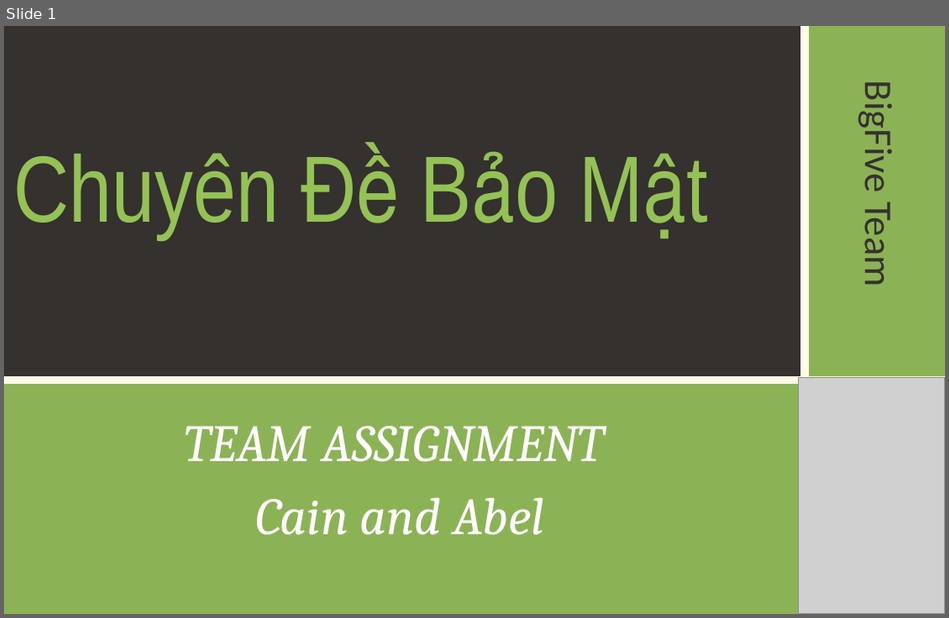
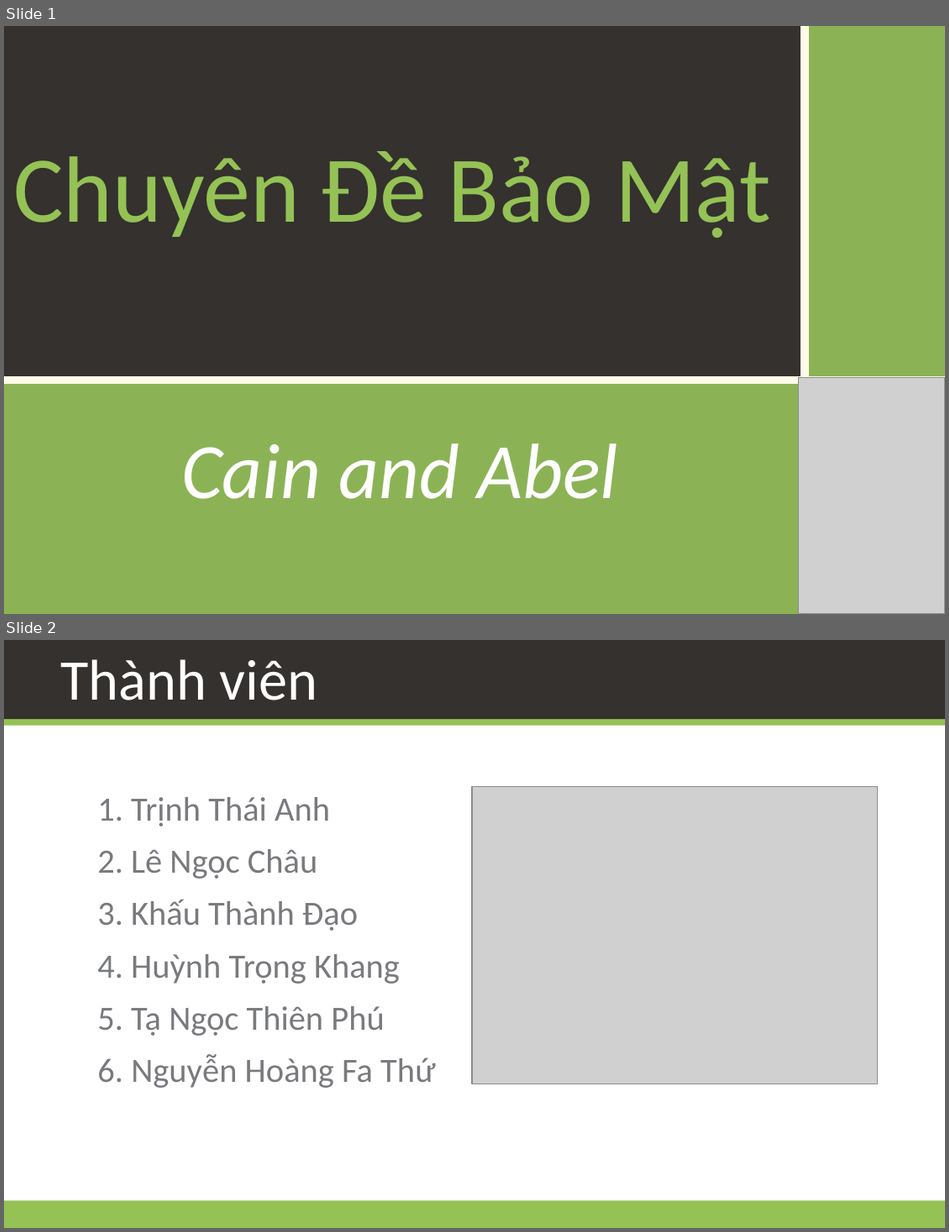
Before and after one commit to daotk/cdkpt, a slide deck: CDBM/Team Assignment 01/Team02.pptx. Shown one above the other, each under a label of ours: slide 1 before the commit, slides 1 and 2 after it. The pictures are 949x618 and 949x1232 pixels, drawn with LibreOffice and Linux fonts; fonts in the diff are those of the drawing; grey boxes stand for pictures; background and template pictures are left out. Boxes give left, top, right and bottom in pixels: in the first picture for what was removed or moved away, otherwise in the second. Text is boxed around its words. In the diff, an @@ line names an element or a change of style, - is before the commit and + after.

```diff
--- a/CDBM/Team Assignment 01/Team02.pptx
+++ b/CDBM/Team Assignment 01/Team02.pptx
@@ slide 2 added at (4, 640, 945, 1228), background #FFFFFF @@
@@ rectangle added at (4, 640, 945, 719), fill #34312E @@
@@ title added at (60, 659, 317, 700), 44 pt, text #FFFFFF @@
+Thành viên
@@ rectangle added at (4, 718, 945, 725), fill #94C255 @@
@@ picture added at (472, 787, 877, 1084) @@
@@ text added at (97, 797, 435, 1088), 26 pt, text #797A7D @@
+  ❑ 1. Trịnh Thái Anh
+  ❑ 2. Lê Ngọc Châu
+  ❑ 3. Khấu Thành Đạo
+  ❑ 4. Huỳnh Trọng Khang
+  ❑ 5. Tạ Ngọc Thiên Phú
+  ❑ 6. Nguyễn Hoàng Fa Thứ
@@ rectangle added at (4, 1201, 945, 1228), fill #94C255 @@
@@ slide 1 changed as well @@
@@ title "Chuyên Đề Bảo Mật" at (13, 151, 771, 238): font Arial Narrow to Calibri @@
@@ text removed at (854, 92, 902, 284) @@
-BigFive Team
@@ subtitle at (185, 426, 605, 462): paragraph removed @@
-TEAM ASSIGNMENT
@@ subtitle "Cain and Abel" at (181, 443, 618, 499): size 40 to 60 pt, font Cambria to Calibri; more space between paragraphs @@
```
Also in this commit, not shown: 2 other slides changed, 14 other slides added, 3 slides removed.
